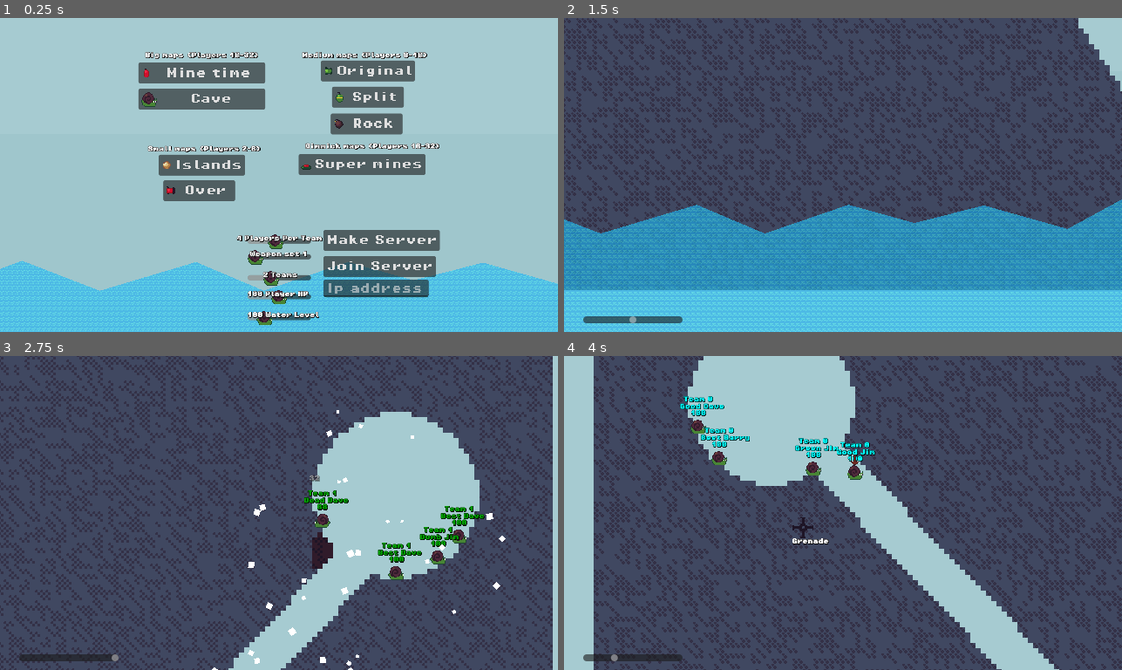
Above: before the commit, frames 1-4 (two rows, left to right).
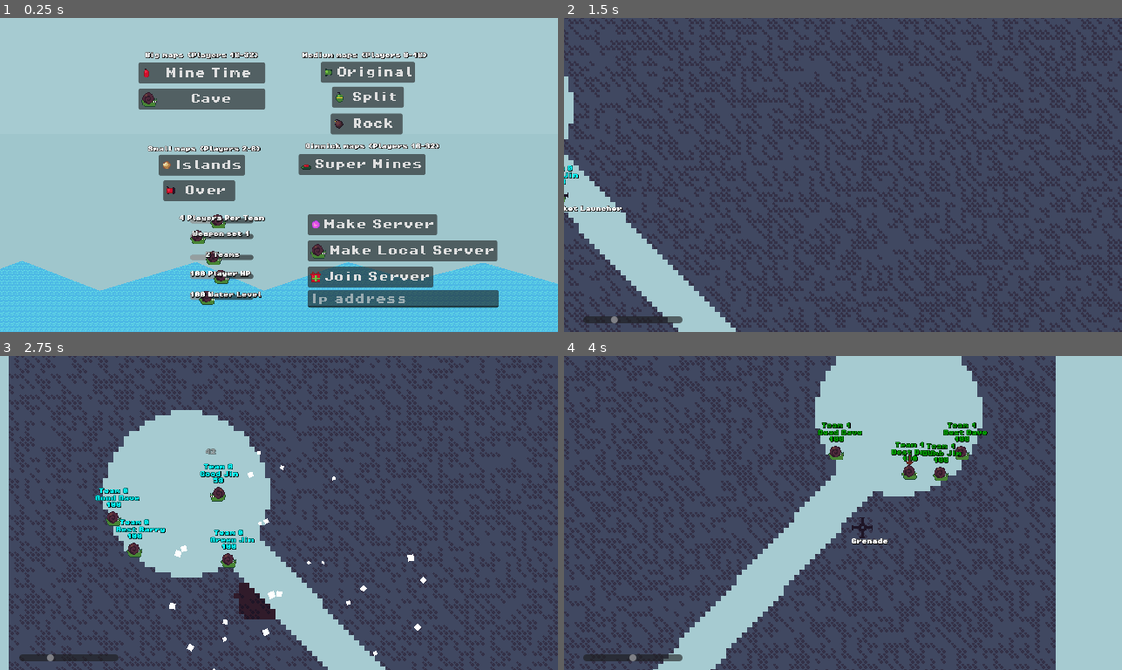
Above: after the commit, the same moments.

Repository: codingbanana21/Snail-Wars
Game: Godot game, scene res://scenes/main_menu.tscn
Two runs of this game, one before a commit and one after it. Both use one fixed random seed, a clock stepped at 60 frames per second and the inputs below.
Inputs (mouse positions are in pixels of both pictures, inside the frame that each line leads up to):
- Up to frame 1 (0.25 s): no input
- Up to frame 2 (1.5 s): click "Mine time" (after the commit: "Mine Time") at 0.5 s; tap Enter (skip) at 1.25 s; move the mouse to (965, 159) at 1.27 s; press the mouse at (965, 159) at 1.28 s; hold D (right) from 1.28 s (still down)
- Up to frame 3 (2.75 s): keep holding D (right); tap W (jump) at 1.52, 2.27 s; move the mouse to (167, 528) at 2.02 s; release the mouse at (167, 528) at 2.03 s; tap Mouse wheel down (last_weapon) at 2.1 s
- Up to frame 4 (4 s): move the mouse to (898, 443) at 2.77 s; release D (right) at 2.78 s; hold A (left) 2.78-3.53 s; right-click (898, 443) at 2.85 s; move the mouse to (837, 519) at 3.52 s; hold D (right) from 3.53 s (still down); tap Mouse wheel up (next_weapon) at 3.6 s; tap W (jump) at 3.77 s

The runs differ from the first frame. In frame 1, 9.1% of the frame differs, in the area x 29-90%, y 13-98%; in frame 2, 63%; in frame 3, 60%; in frame 4, 68%, in the area x 0-100%, y 0-100%.

Commit message:
Clean up

Diff:
--- a/maps/map.tscn
+++ b/maps/map.tscn
@@ -99,6 +99,7 @@
 spawn_path = NodePath("..")
 
 [node name="Timer" type="Timer" parent="." unique_id=989865850]
+wait_time = 0.5
 one_shot = true
 autostart = true
 
--- a/scenes/main_menu.tscn
+++ b/scenes/main_menu.tscn
@@ -12,6 +12,8 @@
 [ext_resource type="Texture2D" uid="uid://blounwen1686h" path="res://assets/images/bullet.png" id="10_gw5y6"]
 [ext_resource type="Texture2D" uid="uid://x4hcewvk3glh" path="res://assets/images/drill.png" id="11_svtp6"]
 [ext_resource type="Texture2D" uid="uid://cdrohksna380c" path="res://assets/images/land_mine.png" id="12_1dfpl"]
+[ext_resource type="Texture2D" uid="uid://c0trkmwdkg627" path="res://assets/images/teleporta.png" id="13_1ajci"]
+[ext_resource type="Texture2D" uid="uid://cbnwe1cqap1py" path="res://assets/images/present.png" id="14_7b55j"]
 
 [node name="MainMenu" type="Node2D" unique_id=2137944541]
 script = ExtResource("1_flqon")
@@ -54,7 +56,7 @@
 offset_right = -21.0
 offset_bottom = -316.0
 theme_override_fonts/font = ExtResource("4_7b55j")
-text = "Mine time"
+text = "Mine Time"
 icon = ExtResource("5_5pajh")
 metadata/_edit_use_anchors_ = true
 
@@ -80,9 +82,9 @@
 
 [node name="m1Button" type="Button" parent="Menu/Maps" unique_id=367210282]
 offset_left = 64.0
-offset_top = -351.0
+offset_top = -349.0
 offset_right = 208.0
-offset_bottom = -319.0
+offset_bottom = -317.0
 theme_override_fonts/font = ExtResource("4_7b55j")
 text = "Original"
 icon = ExtResource("7_a8gd2")
@@ -155,7 +157,7 @@
 offset_right = 224.0
 offset_bottom = -176.0
 theme_override_fonts/font = ExtResource("4_7b55j")
-text = "Super mines"
+text = "Super Mines"
 icon = ExtResource("12_1dfpl")
 metadata/_edit_use_anchors_ = true
 
@@ -163,10 +165,10 @@
 
 [node name="PerTeamHSlider" type="HSlider" parent="Menu/Settings" unique_id=2044711407]
 unique_name_in_owner = true
-offset_left = -48.0
-offset_top = -87.0
-offset_right = 49.0
-offset_bottom = -63.0
+offset_left = -136.0
+offset_top = -118.0
+offset_right = -39.0
+offset_bottom = -94.0
 theme_override_icons/grabber = ExtResource("6_j7ex8")
 theme_override_icons/grabber_highlight = ExtResource("7_a8gd2")
 min_value = 1.0
@@ -177,10 +179,10 @@
 
 [node name="PerTeamLabel" type="Label" parent="Menu/Settings" unique_id=911952572]
 unique_name_in_owner = true
-offset_left = -65.0
-offset_top = -83.0
-offset_right = 195.0
-offset_bottom = -67.0
+offset_left = -153.0
+offset_top = -114.0
+offset_right = 109.0
+offset_bottom = -98.0
 scale = Vector2(0.5, 0.5)
 text = "4 Players Per Team"
 label_settings = ExtResource("3_1ajci")
@@ -188,10 +190,10 @@
 
 [node name="WeaponsHSlider" type="HSlider" parent="Menu/Settings" unique_id=858606506]
 unique_name_in_owner = true
-offset_left = -48.0
-offset_top = -63.0
-offset_right = 49.0
-offset_bottom = -39.0
+offset_left = -136.0
+offset_top = -94.0
+offset_right = -39.0
+offset_bottom = -70.0
 theme_override_icons/grabber = ExtResource("6_j7ex8")
 theme_override_icons/grabber_highlight = ExtResource("7_a8gd2")
 min_value = 1.0
@@ -202,10 +204,10 @@
 
 [node name="WeaponsLabel" type="Label" parent="Menu/Settings" unique_id=1362672685]
 unique_name_in_owner = true
-offset_left = -45.0
-offset_top = -59.0
-offset_right = 131.0
-offset_bottom = -43.0
+offset_left = -133.0
+offset_top = -90.0
+offset_right = 43.0
+offset_bottom = -74.0
 scale = Vector2(0.5, 0.5)
 text = "Weapon set 1"
 label_settings = ExtResource("3_1ajci")
@@ -213,10 +215,10 @@
 
 [node name="TeamsHSlider" type="HSlider" parent="Menu/Settings" unique_id=1112265823]
 unique_name_in_owner = true
-offset_left = -48.0
-offset_top = -31.0
-offset_right = 49.0
-offset_bottom = -7.0
+offset_left = -136.0
+offset_top = -62.0
+offset_right = -39.0
+offset_bottom = -38.0
 theme_override_icons/grabber = ExtResource("6_j7ex8")
 theme_override_icons/grabber_highlight = ExtResource("7_a8gd2")
 min_value = 1.0
@@ -227,10 +229,10 @@
 
 [node name="TeamsLabel" type="Label" parent="Menu/Settings" unique_id=1984247566]
 unique_name_in_owner = true
-offset_left = -25.0
-offset_top = -27.0
-offset_right = 79.0
-offset_bottom = -11.0
+offset_left = -113.0
+offset_top = -58.0
+offset_right = -9.0
+offset_bottom = -42.0
 scale = Vector2(0.5, 0.5)
 text = "2 teams"
 label_settings = ExtResource("3_1ajci")
@@ -238,10 +240,10 @@
 
 [node name="PlayerHPHSlider" type="HSlider" parent="Menu/Settings" unique_id=1590794834]
 unique_name_in_owner = true
-offset_left = -48.0
-offset_top = -2.0
-offset_right = 49.0
-offset_bottom = 22.0
+offset_left = -136.0
+offset_top = -33.0
+offset_right = -39.0
+offset_bottom = -9.0
 theme_override_icons/grabber = ExtResource("6_j7ex8")
 theme_override_icons/grabber_highlight = ExtResource("7_a8gd2")
 min_value = 1.0
@@ -252,10 +254,10 @@
 
 [node name="PlayerHPLabel" type="Label" parent="Menu/Settings" unique_id=1672681100]
 unique_name_in_owner = true
-offset_left = -49.0
-offset_top = 2.0
-offset_right = 139.0
-offset_bottom = 18.0
+offset_left = -137.0
+offset_top = -29.0
+offset_right = 51.0
+offset_bottom = -13.0
 scale = Vector2(0.5, 0.5)
 text = "100 Player HP"
 label_settings = ExtResource("3_1ajci")
@@ -263,10 +265,10 @@
 
 [node name="WaterLevelHSlider" type="HSlider" parent="Menu/Settings" unique_id=1434262133]
 unique_name_in_owner = true
-offset_left = -48.0
-offset_top = 30.0
-offset_right = 49.0
-offset_bottom = 54.0
+offset_left = -136.0
+offset_top = -1.0
+offset_right = -39.0
+offset_bottom = 23.0
 theme_override_icons/grabber = ExtResource("6_j7ex8")
 theme_override_icons/grabber_highlight = ExtResource("7_a8gd2")
 max_value = 500.0
@@ -276,10 +278,10 @@
 
 [node name="WaterLevelLabel" type="Label" parent="Menu/Settings" unique_id=428435350]
 unique_name_in_owner = true
-offset_left = -49.0
-offset_top = 34.0
-offset_right = 139.0
-offset_bottom = 50.0
+offset_left = -137.0
+offset_top = 3.0
+offset_right = 51.0
+offset_bottom = 19.0
 scale = Vector2(0.5, 0.5)
 text = "0 Water Level"
 label_settings = ExtResource("3_1ajci")
@@ -287,34 +289,47 @@
 
 [node name="Multiplayer" type="Node2D" parent="Menu" unique_id=2022603963]
 
-[node name="Server" type="Button" parent="Menu/Multiplayer" unique_id=281650061]
+[node name="LocalServer" type="Button" parent="Menu/Multiplayer" unique_id=281650061]
 anchors_preset = -1
 anchor_left = -0.1875
 anchor_right = -0.1875
-offset_left = 68.0
-offset_top = -92.0
-offset_right = 246.0
-offset_bottom = -60.0
+offset_left = 44.0
+offset_top = -76.0
+offset_right = 334.0
+offset_bottom = -44.0
+theme_override_fonts/font = ExtResource("4_7b55j")
+text = "Make Local Server"
+icon = ExtResource("6_j7ex8")
+
+[node name="OnlineServer" type="Button" parent="Menu/Multiplayer" unique_id=270750038]
+anchors_preset = -1
+anchor_left = -0.1875
+anchor_right = -0.1875
+offset_left = 44.0
+offset_top = -116.0
+offset_right = 242.0
+offset_bottom = -84.0
 theme_override_fonts/font = ExtResource("4_7b55j")
 text = "Make Server"
+icon = ExtResource("13_1ajci")
 
 [node name="Client" type="Button" parent="Menu/Multiplayer" unique_id=36848596]
 anchors_preset = -1
 anchor_left = -0.1875
 anchor_right = -0.1875
-offset_left = 68.0
-offset_top = -52.0
-offset_right = 240.0
-offset_bottom = -20.0
+offset_left = 44.0
+offset_top = -36.0
+offset_right = 236.0
+offset_bottom = -4.0
 theme_override_fonts/font = ExtResource("4_7b55j")
 text = "Join Server"
+icon = ExtResource("14_7b55j")
 
 [node name="IP" type="TextEdit" parent="Menu/Multiplayer" unique_id=25057402]
 unique_name_in_owner = true
-offset_left = 68.0
-offset_top = -16.0
-offset_right = 229.0
-offset_bottom = 11.0
+offset_left = 44.0
+offset_right = 336.0
+offset_bottom = 27.0
 theme_override_fonts/font = ExtResource("4_7b55j")
 placeholder_text = "Ip address"
 
@@ -337,5 +352,6 @@
 [connection signal="pressed" from="Menu/Maps/s1Button" to="." method="_on_s_1_button_pressed"]
 [connection signal="pressed" from="Menu/Maps/s2Button" to="." method="_on_s_2_button_pressed"]
 [connection signal="pressed" from="Menu/Maps/g1Button" to="." method="_on_g_1_button_pressed"]
-[connection signal="pressed" from="Menu/Multiplayer/Server" to="." method="_on_server_pressed"]
+[connection signal="pressed" from="Menu/Multiplayer/LocalServer" to="." method="_on_local_server_pressed"]
+[connection signal="pressed" from="Menu/Multiplayer/OnlineServer" to="." method="_on_online_server_pressed"]
 [connection signal="pressed" from="Menu/Multiplayer/Client" to="." method="_on_client_pressed"]
--- a/scripts/menu.gd
+++ b/scripts/menu.gd
@@ -69,10 +69,15 @@
 		add_child(map_file)
 
 
-func _on_server_pressed() -> void:
-	var ip_address = upnp_setup(SERVER_PORT)
-	#var ip_address = IP.get_local_addresses()[1]
-
+func _on_local_server_pressed() -> void:
+	make_server(IP.get_local_addresses()[1])
+
+
+func _on_online_server_pressed() -> void:
+	make_server(upnp_setup(SERVER_PORT))
+
+
+func make_server(ip_address):
 	if !ip_address.is_valid_ip_address():
 		push_error("There was a error when creating the server ", ip_address)
 		ip.text = "There was a error when creating the server " + str(ip_address)
@@ -91,6 +96,33 @@
 		func(_id):
 			multiplayer_spawner.spawn({"multiplayer":true,"map":"m1"})
 	)
+
+
+func upnp_setup(server_port):
+	upnp = UPNP.new()
+
+	var err = upnp.discover(5000, 2, "InternetGatewayDevice")
+
+	if err != UPNP.UPNP_RESULT_SUCCESS:
+		push_error("UPNP discover failed ", err)
+		return ""
+
+	var gatway = upnp.get_gateway()
+	if !upnp.get_gateway() or !gatway.is_valid_gateway():
+		push_error("UPNP: no valid gateway")
+		return ""
+
+	var map_err = upnp.add_port_mapping(server_port, server_port, "snailwars", "UDP", 0)
+	if map_err != UPNP.UPNP_RESULT_SUCCESS:
+		push_warning("Permanent mapping failed, retrying with non-permanent")
+		map_err = upnp.add_port_mapping(server_port, server_port, "snailwars", "UDP", 3600)
+
+		if map_err != UPNP.UPNP_RESULT_SUCCESS:
+			push_error("UPNP mapping failed")
+			return
+
+	var addr = upnp.query_external_address()
+	return addr
 
 
 func _on_client_pressed() -> void:
@@ -133,33 +165,6 @@
 	push_error("Can't connect to ", ip.text)
 
 
-func upnp_setup(server_port):
-	upnp = UPNP.new()
-
-	var err = upnp.discover(5000, 2, "InternetGatewayDevice")
-
-	if err != UPNP.UPNP_RESULT_SUCCESS:
-		push_error("UPNP discover failed ", err)
-		return ""
-
-	var gatway = upnp.get_gateway()
-	if !upnp.get_gateway() or !gatway.is_valid_gateway():
-		push_error("UPNP: no valid gateway")
-		return ""
-
-	var map_err = upnp.add_port_mapping(server_port, server_port, "snailwars", "UDP", 0)
-	if map_err != UPNP.UPNP_RESULT_SUCCESS:
-		push_warning("Permanent mapping failed, retrying with non-permanent")
-		map_err = upnp.add_port_mapping(server_port, server_port, "snailwars", "UDP", 3600)
-
-		if map_err != UPNP.UPNP_RESULT_SUCCESS:
-			push_error("UPNP mapping failed")
-			return
-
-	var addr = upnp.query_external_address()
-	return addr
-
-
 func _exit_tree() -> void:
 	if upnp:
 		upnp.delete_port_mapping(SERVER_PORT, "UDP")
